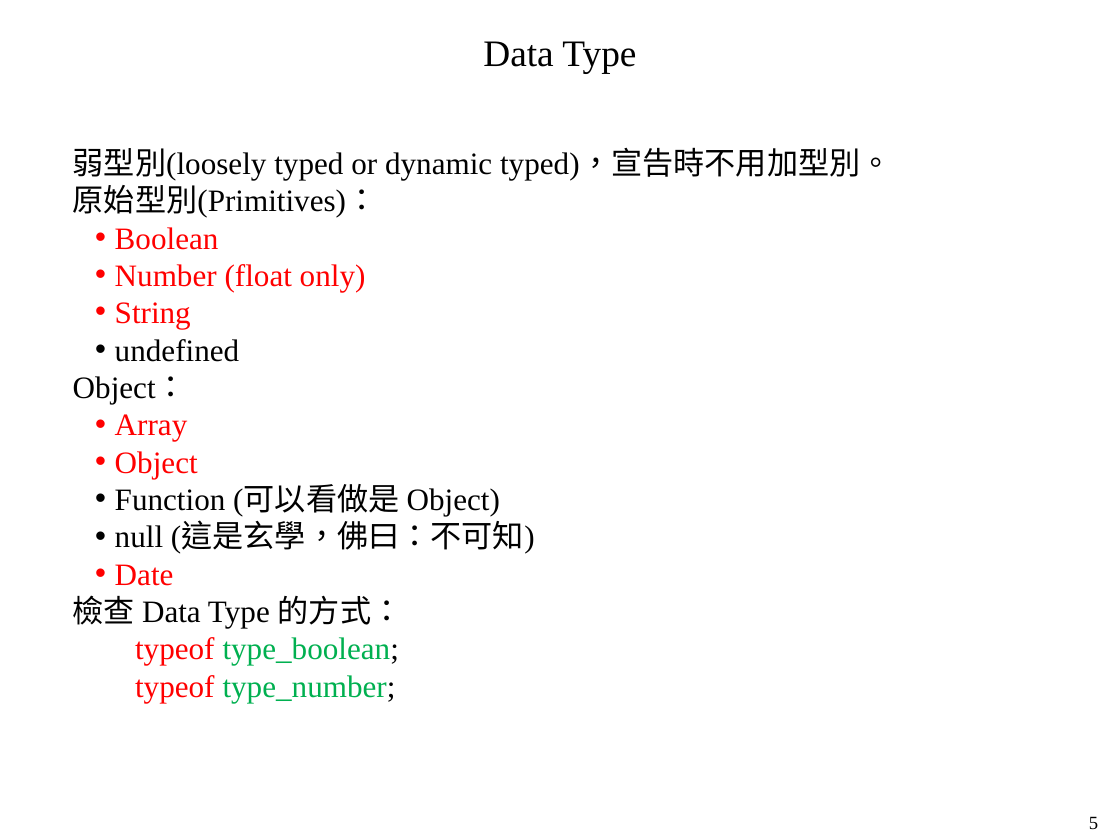
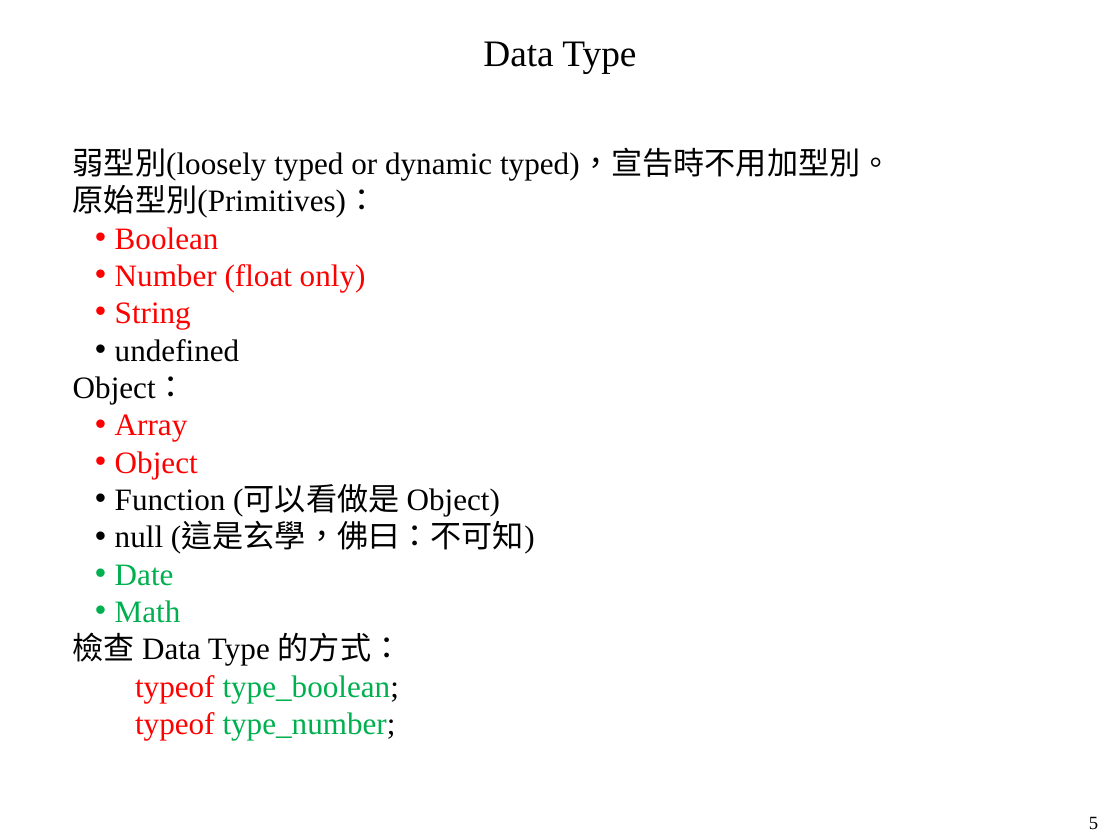
Before and after one commit to mar120434/2021_web_tutor, a slide deck: slide 5 of 動態網頁.pptx. Drawn at 1120x840 pixels with LibreOffice and Linux fonts; fonts in the diff are those of the drawing. Boxes give left, top, right and bottom in pixels: in the first picture for what was removed or moved away, otherwise in the second. Text is boxed around its words. In the diff, an @@ line names an element or a change of style, - is before the commit and + after.

```diff
--- a/動態網頁.pptx
+++ b/動態網頁.pptx
@@ text at box(115, 564, 174, 586): text colour #FF0000 to #00B050 in "Date" @@
@@ text at box(115, 600, 181, 623): paragraph added @@
+• Math
```
Also in this commit, not shown: 2 other slides changed, 1 slide added, 3 other files.
